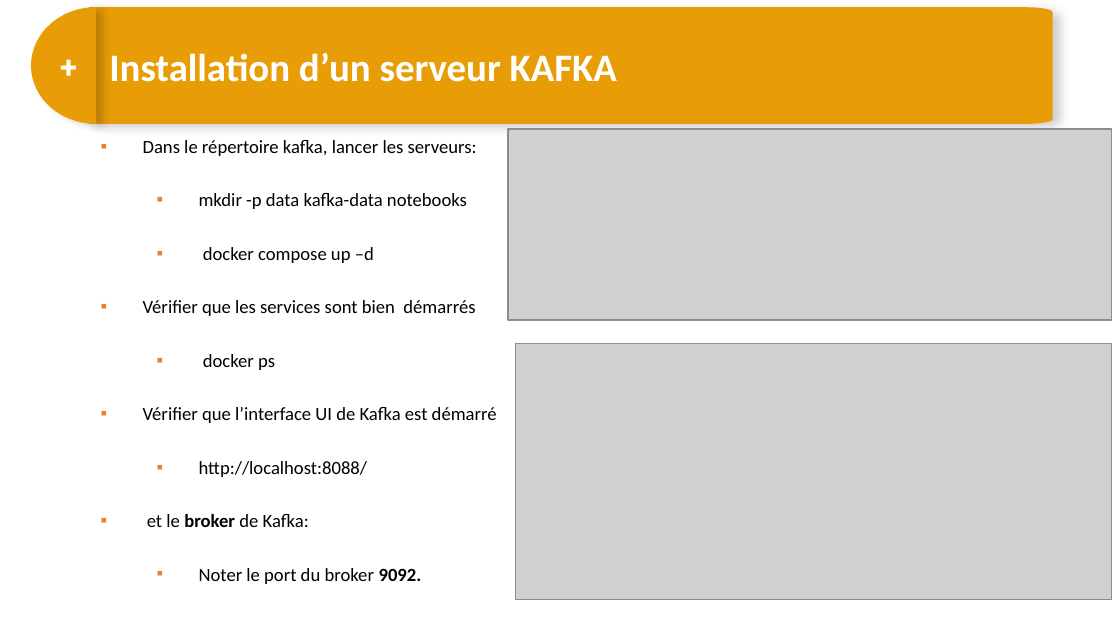
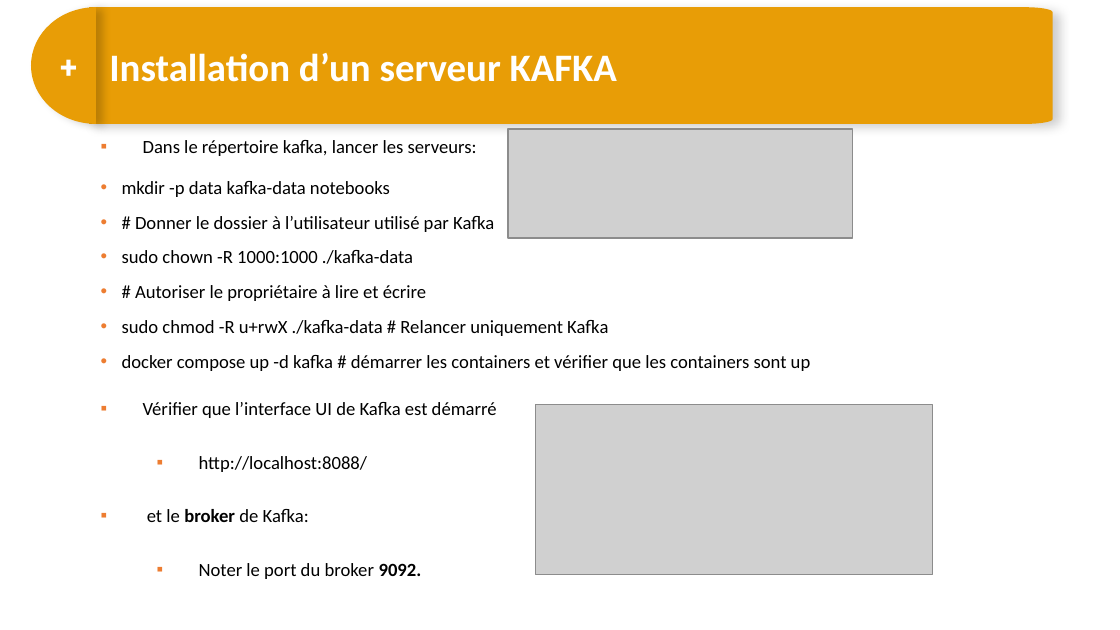
Before and after one commit to DARGOUARCH/spark_formation, a slide deck: slide 10 of 12 bis - Exercice-Kafka-Spark-Streaming.pptx. Drawn at 1120x630 pixels with LibreOffice and Linux fonts; fonts in the diff are those of the drawing; grey boxes stand for pictures. Boxes give left, top, right and bottom in pixels: in the first picture for what was removed or moved away, otherwise in the second. Text is boxed around its words. In the diff, an @@ line names an element or a change of style, - is before the commit and + after.

Commit message:
Nouveau exercice kafka

```diff
--- a/12 bis - Exercice-Kafka-Spark-Streaming.pptx
+++ b/12 bis - Exercice-Kafka-Spark-Streaming.pptx
@@ picture: place and size @@
-picture at <box>508,129,1112,320</box>
+picture at <box>508,129,853,237</box>
@@ text at <box>122,181,390,197</box>: bullet ▪ to •; less space between paragraphs @@
@@ text at <box>122,216,811,371</box>: text changed @@
-  ▪ docker compose up –d
-▪ Vérifier que les services sont bien démarrés
-  ▪ docker ps
+  • # Donner le dossier à l’utilisateur utilisé par Kafka
+  • sudo chown -R 1000:1000 ./kafka-data
+  • # Autoriser le propriétaire à lire et écrire
+  • sudo chmod -R u+rwX ./kafka-data # Relancer uniquement Kafka
+  • docker compose up -d kafka # démarrer les containers et vérifier que les containers sont up
@@ picture: place and size @@
-picture at <box>515,344,1112,599</box>
+picture at <box>535,404,932,575</box>
```
Also in this commit, not shown: 6 other slides changed, 2 slides added, 1 slide removed.
